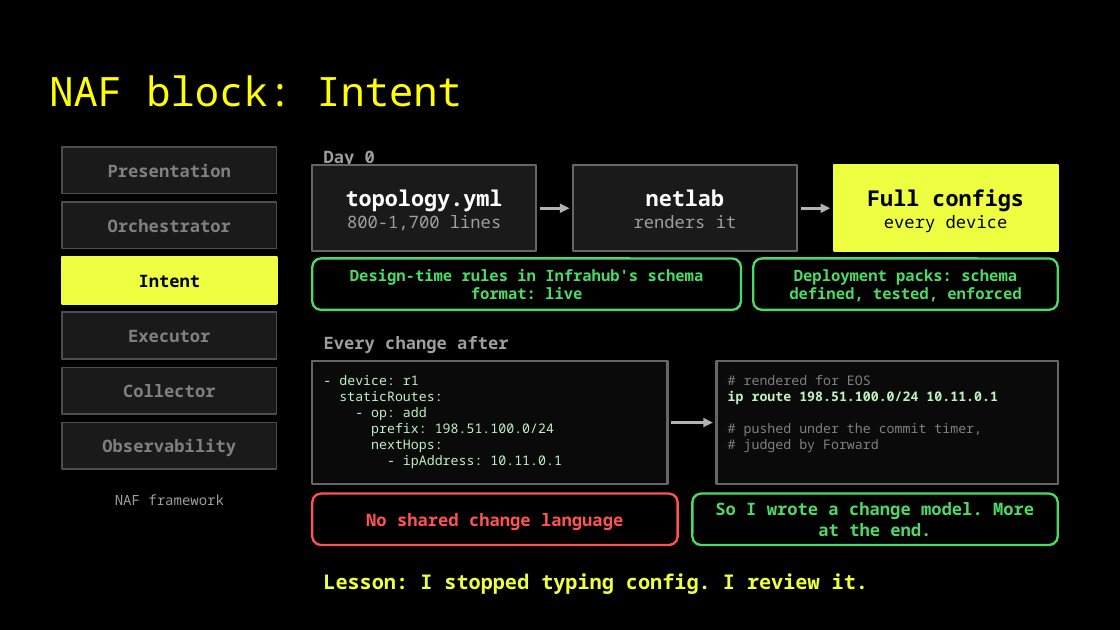
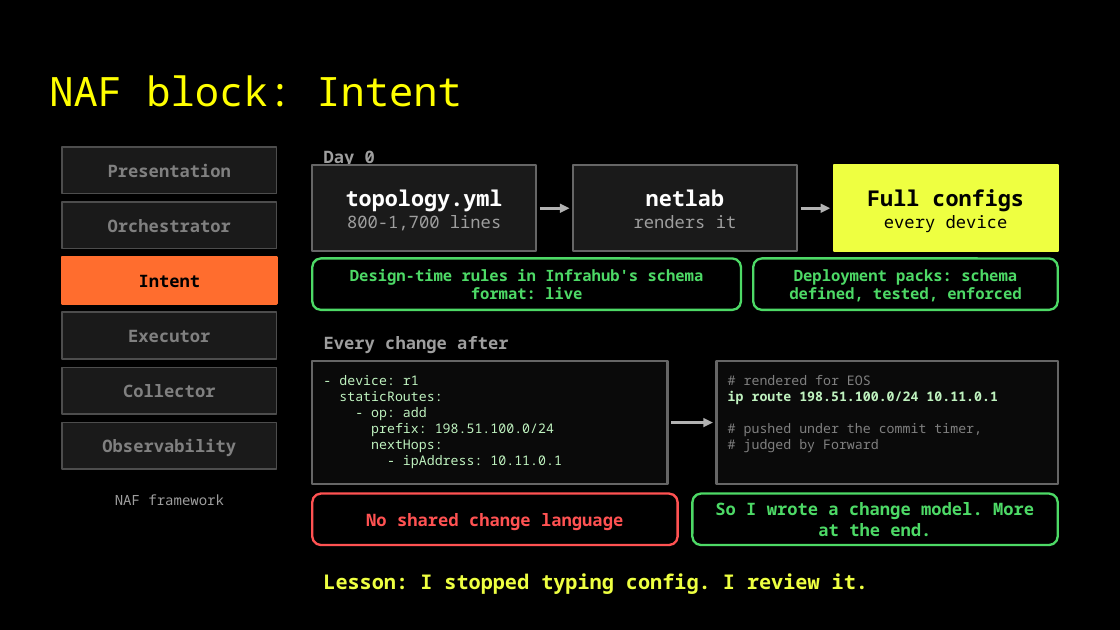
Before and after one commit to captainpacket/autocon6, a slide deck: slide 13 of slides/AC6_Every_Automation_Demo_Lies.pptx. Drawn at 1120x630 pixels with LibreOffice and Linux fonts; fonts in the diff are those of the drawing; background and template pictures are left out. Boxes give left, top, right and bottom in pixels: in the first picture for what was removed or moved away, otherwise in the second. Text is boxed around its words. In the diff, an @@ line names an element or a change of style, - is before the commit and + after.

```diff
--- a/slides/AC6_Every_Automation_Demo_Lies.pptx
+++ b/slides/AC6_Every_Automation_Demo_Lies.pptx
@@ rectangle "Intent" at (63, 258, 277, 305): fill #EEFF41 to #FF6D2E; outline #EEFF41 1.5 pt to #FF6D2E 1.5 pt @@
```
Also in this commit, not shown: 17 other slides changed, 23 other files.
